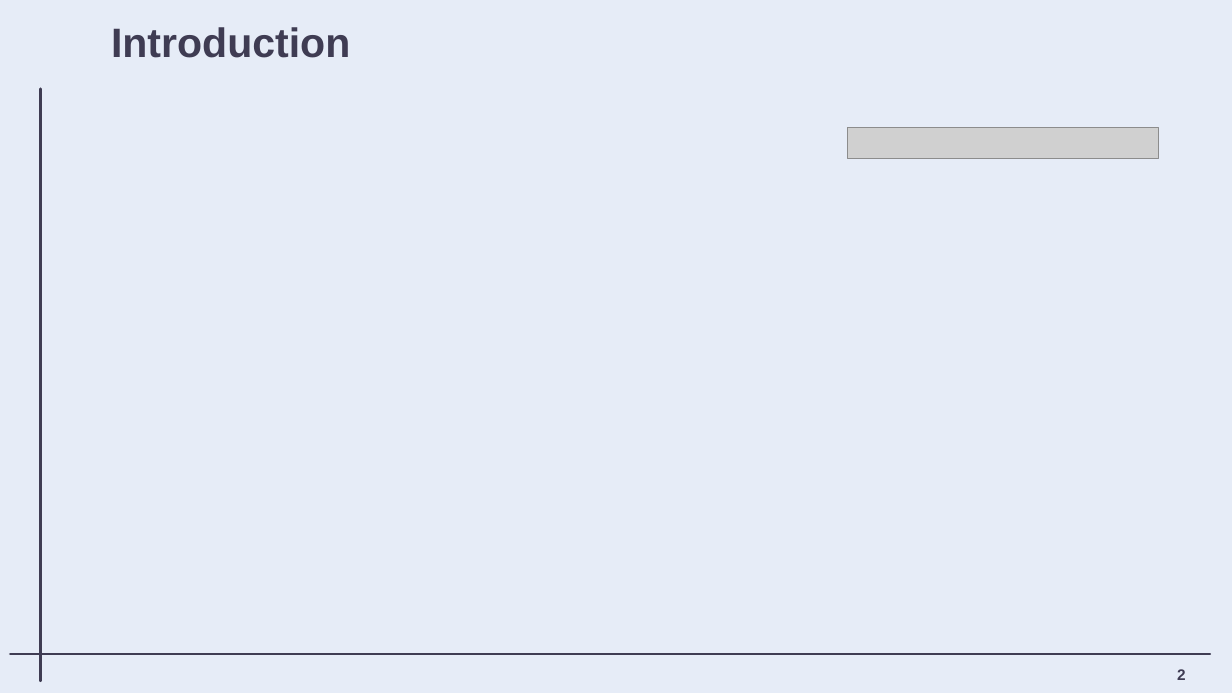
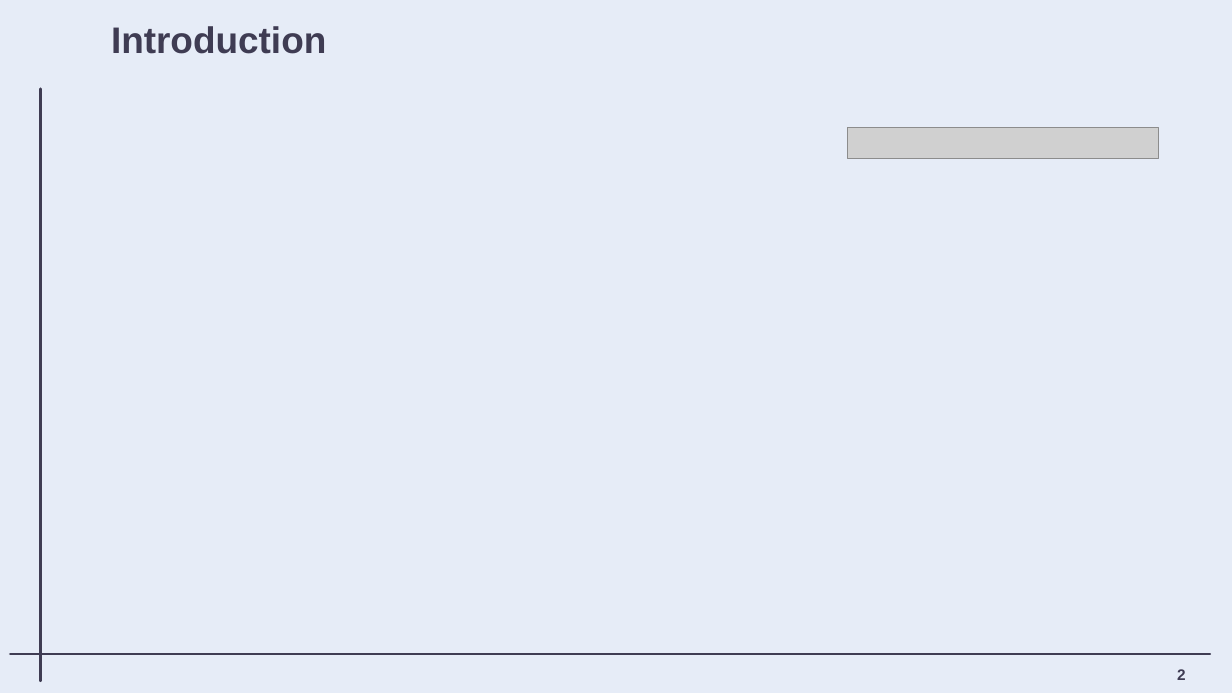
Before and after one commit to matteovisotto/DIMA-SirianiVisotto, a slide deck: slide 3 of Presentation/DIMA_myAPTracker_Presentation.pptx. Drawn at 1232x693 pixels with LibreOffice and Linux fonts; fonts in the diff are those of the drawing; grey boxes stand for pictures; background and template pictures are left out. Boxes give left, top, right and bottom in pixels: in the first picture for what was removed or moved away, otherwise in the second. Text is boxed around its words. In the diff, an @@ line names an element or a change of style, - is before the commit and + after.

```diff
--- a/Presentation/DIMA_myAPTracker_Presentation.pptx
+++ b/Presentation/DIMA_myAPTracker_Presentation.pptx
@@ title "Introduction" at (111, 26, 326, 54): size 32 to 28.8 pt @@
```
Also in this commit, not shown: 1 other file.
